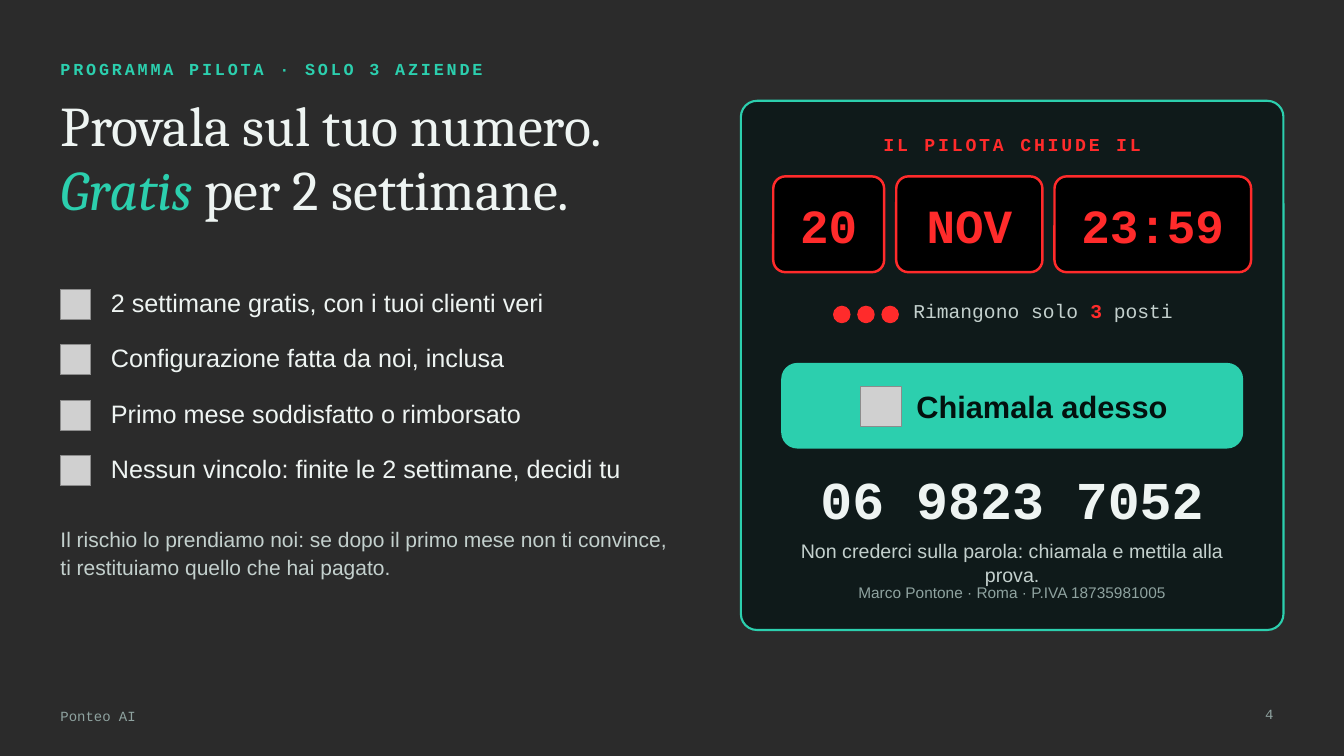
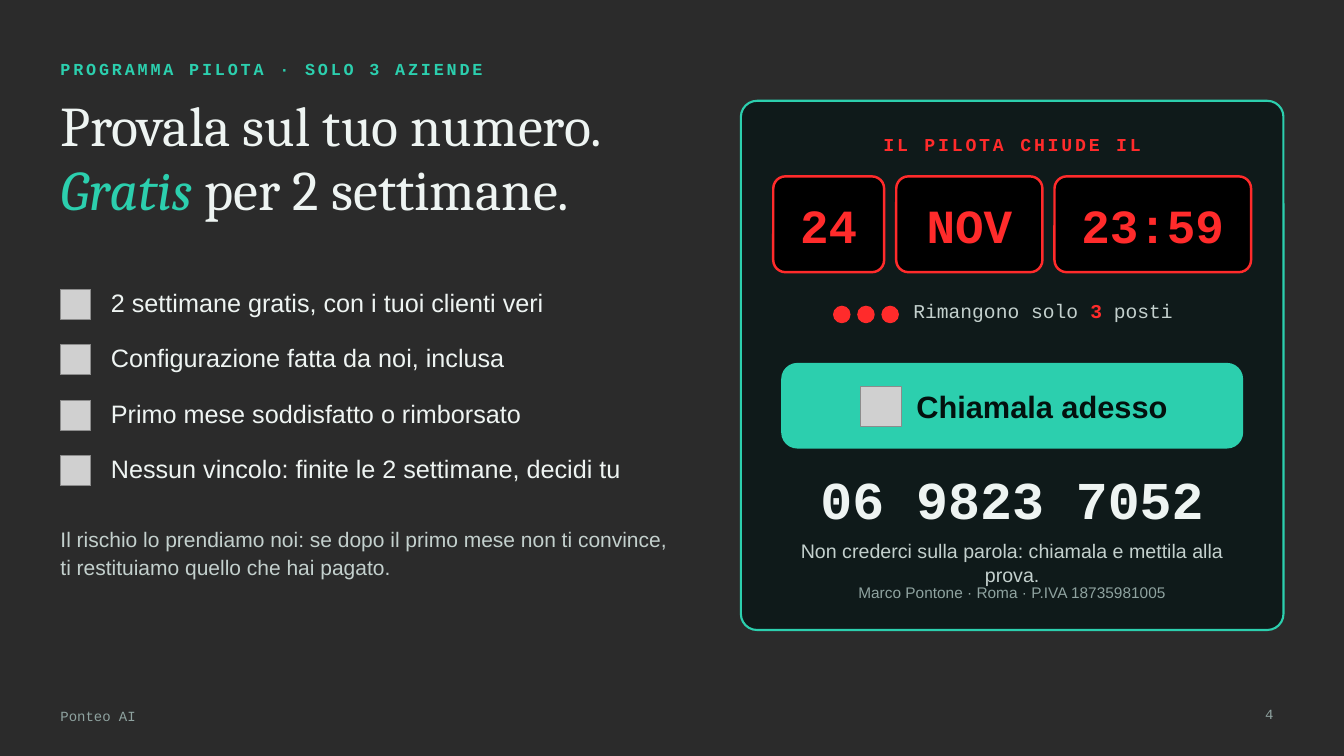
Before and after one commit to marcointegrator/LAnding2, a slide deck: slide 4 of Ponteo-AI-presentazione.pptx. Drawn at 1344x756 pixels with LibreOffice and Linux fonts; fonts in the diff are those of the drawing; grey boxes stand for pictures; background and template pictures are left out; a plain dark background stands for a picture behind light text. Boxes give left, top, right and bottom in pixels: in the first picture for what was removed or moved away, otherwise in the second. Text is boxed around its words. In the diff, an @@ line names an element or a change of style, - is before the commit and + after.

```diff
--- a/Ponteo-AI-presentazione.pptx
+++ b/Ponteo-AI-presentazione.pptx
@@ text at (800, 211, 857, 243): text changed @@
-20
+24
```
Also in this commit, not shown: 10 other files.
